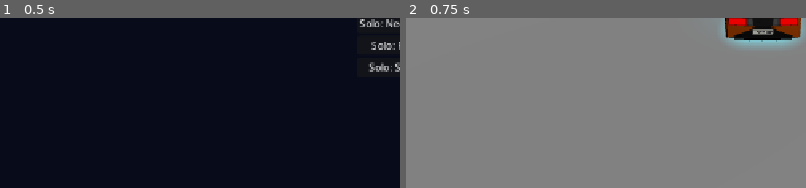
Above: before the commit, frames 1-2 (left to right).
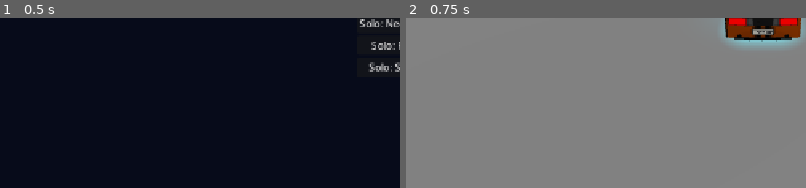
Above: after the commit, the same moments.

Repository: khanhonthetrack/speedfest
Game: Godot game, scene res://ui/main_menu.tscn
The game is run twice, just before and just after one commit, with the same random seed, the same clock (stepped at 60 frames per second) and the same inputs.
Inputs:
- Up to frame 1 (0.5 s): no input
- Up to frame 2 (0.75 s): click "Solo: Neon Downtown" at 0.5 s
The pictures show only the part of the screen within x 5-55%, y 40-90%; the shares and areas given below are measured in that part.

Frame 1 is identical in both runs. In frame 2, 0.3% of the frame differs, in the area x 80-98%, y 4-12%.

Commit message:
visuals: fix end-cap underbody wedge, pop-up bezels, chase showcase angle

Diff:
--- a/game/cars/visual/car_body.gd
+++ b/game/cars/visual/car_body.gd
@@ -133,11 +133,8 @@
 				var y := lerpf(pnt.y, cy, f)
 				ring.append(Vector3(x, y, z0 + s.end_bulge(x, y, t_end)))
 			rings.append(ring)
-		var under_fn := func(i: int, j: int, c: Vector3) -> String:
-			return "trim" if j < 3 else "paint"
-		var under_col := func(i: int, j: int, c: Vector3) -> Color:
-			return COL_UNDER if j < 3 else COL_PAINT
-		kit.grid("paint", rings, -1.0 if e == 0 else 1.0, [1, 2, 3], [], under_fn, under_col)
+		kit.color = COL_PAINT
+		kit.grid("paint", rings, -1.0 if e == 0 else 1.0, [1, 2, 3])
 	kit.color = Color(1, 1, 1, 1)
 	kit.mirror_x = false
 
--- a/game/cars/visual/car_parts.gd
+++ b/game/cars/visual/car_parts.gd
@@ -281,9 +281,11 @@
 		kit.color = PAINT
 		var prof := PackedVector2Array([Vector2(z0, yd - 0.04), Vector2(z0, yd + pod_h), Vector2(z0 + 0.2, yd + pod_h - 0.02), Vector2(z0 + 0.24, yd - 0.04)])
 		side_prism(kit, "paint", prof, xc - 0.19, xc + 0.19)
+		kit.color = DARK
+		kit.box("trim", Vector3(xc, yd + 0.045, z0 - 0.003), Vector3(0.36, 0.12, 0.01))
 		kit.color = L_HEAD
-		kit.box("lights", Vector3(xc - 0.09, yd + 0.05, z0 - 0.003), Vector3(0.15, 0.1, 0.01))
-		kit.box("lights", Vector3(xc + 0.09, yd + 0.05, z0 - 0.003), Vector3(0.15, 0.1, 0.01))
+		kit.box("lights", Vector3(xc - 0.085, yd + 0.045, z0 - 0.008), Vector3(0.14, 0.085, 0.01))
+		kit.box("lights", Vector3(xc + 0.085, yd + 0.045, z0 - 0.008), Vector3(0.14, 0.085, 0.01))
 		info["headlights"].append(Vector3(xc, yd + 0.05, z0 - 0.01))
 	# slim grille slot and amber corner lamps on the nose
 	var yb := s.bot(0.0)
--- a/game/tests/visual/showcase.gd
+++ b/game/tests/visual/showcase.gd
@@ -138,6 +138,9 @@
 			dir = Vector3(0.01, 1, 0.01)
 		"low":
 			dir = Vector3(-1.0, 0.08, -0.8)
+		"chase":
+			dir = Vector3(0.0, 0.32, 1.0)
+			dist = 6.5 if n == 1 else 9.0
 		"close":
 			dir = Vector3(-1.0, 0.9, -0.6)
 			dist = 4.5
